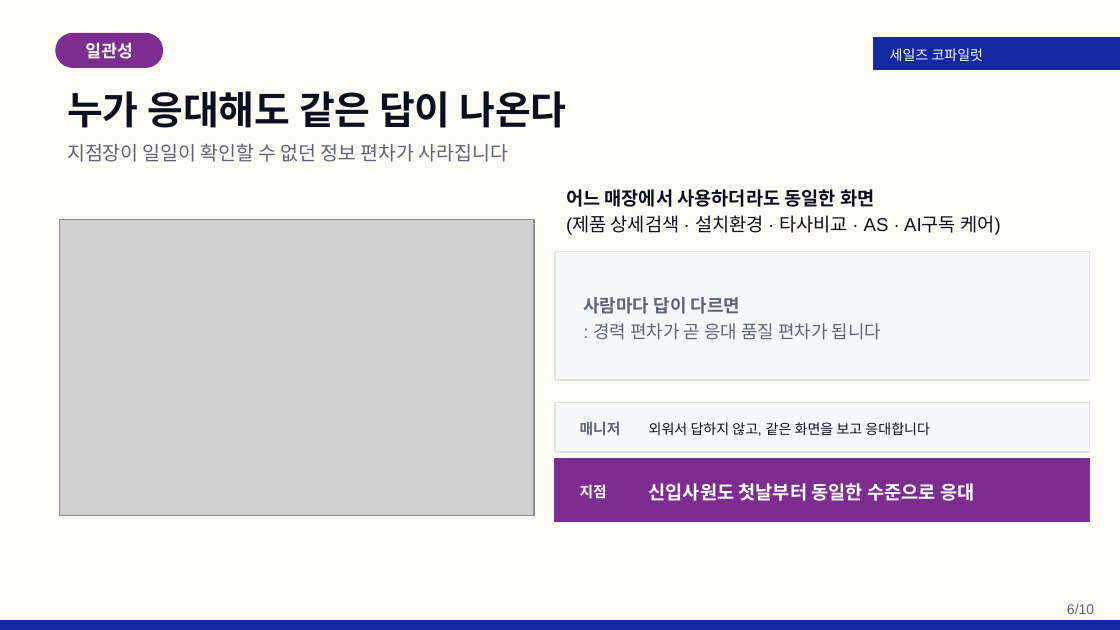
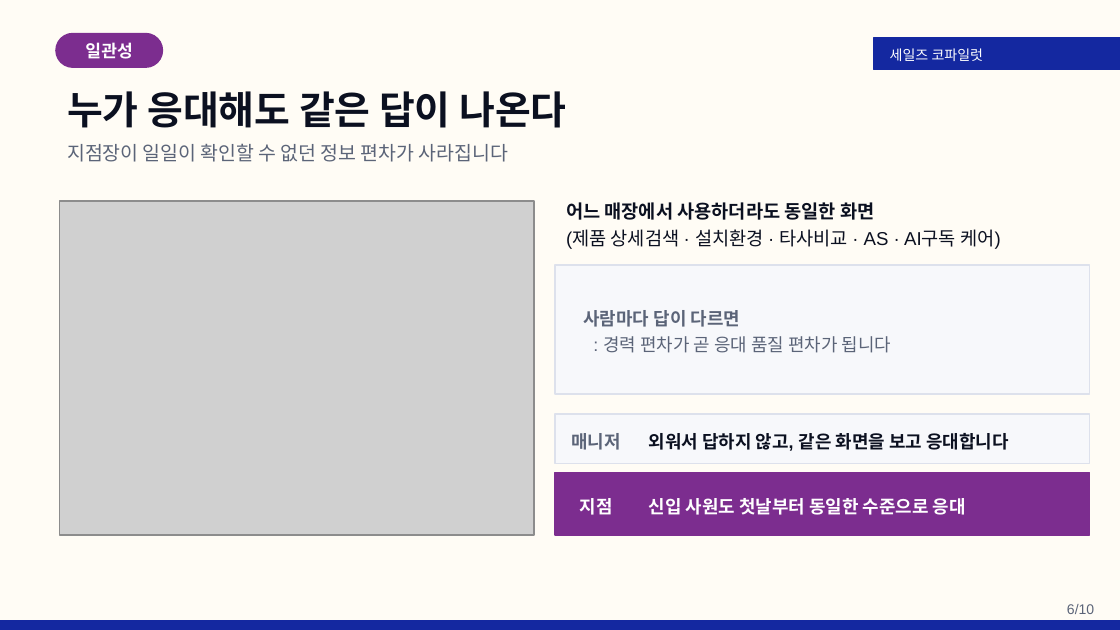
Before and after one commit to rhrjsgks-jarvis/gyeongwon-ax-hub, a slide deck: slide 6 of 발표자료/세일즈코파일럿_5분발표_웹툰없음(삼성폰트적용).pptx. Drawn at 1120x630 pixels with LibreOffice and Linux fonts; fonts in the diff are those of the drawing; grey boxes stand for pictures. Boxes give left, top, right and bottom in pixels: in the first picture for what was removed or moved away, otherwise in the second. Text is boxed around its words. In the diff, an @@ line names an element or a change of style, - is before the commit and + after.

```diff
--- a/발표자료/세일즈코파일럿_5분발표_웹툰없음(삼성폰트적용).pptx
+++ b/발표자료/세일즈코파일럿_5분발표_웹툰없음(삼성폰트적용).pptx
@@ picture: place and size @@
-picture at bbox=[59, 220, 534, 516]
+picture at bbox=[59, 200, 534, 534]
@@ rectangle: place and size @@
-rectangle at bbox=[554, 402, 1089, 451]
+rectangle at bbox=[554, 414, 1089, 464]
@@ text "매니저": place and size @@
-text "매니저" at bbox=[580, 421, 621, 436]
+text "매니저" at bbox=[572, 433, 621, 450]
@@ text "매니저" at bbox=[572, 433, 621, 450]: size 9.5 to 11.5 pt; alignment left to centre @@
@@ text "외워서 답하지 않고, 같은 화면을 ...": place and size @@
-text "외워서 답하지 않고, 같은 화면을 ..." at bbox=[649, 422, 930, 436]
+text "외워서 답하지 않고, 같은 화면을 ..." at bbox=[649, 433, 1008, 451]
@@ text "외워서 답하지 않고, 같은 화면을 ..." at bbox=[649, 433, 1008, 451]: size 9 to 11.5 pt, bold on @@
@@ 2 texts, 2 rectangles: place and size @@
-2 texts, 2 rectangles at bbox=[554, 189, 1089, 521]
+2 texts, 2 rectangles at bbox=[554, 202, 1089, 535]
@@ text "지점" at bbox=[580, 498, 613, 515]: size 9.5 to 11.5 pt; alignment left to centre @@
@@ text "지점": place and size @@
-text "지점" at bbox=[580, 484, 607, 499]
+text "지점" at bbox=[580, 498, 613, 515]
@@ text at bbox=[649, 498, 966, 515]: text changed; size 12 to 11.5 pt @@
-신입사원도 첫날부터 동일한 수준으로 응대
+신입 사원도 첫날부터 동일한 수준으로 응대
```
Also in this commit, not shown: 7 other slides changed, 1 other file.
